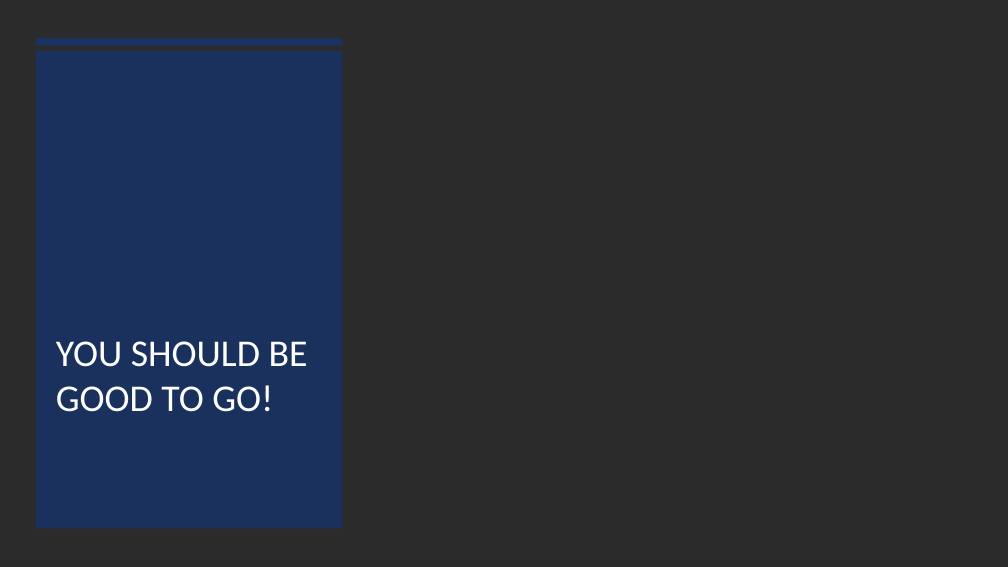
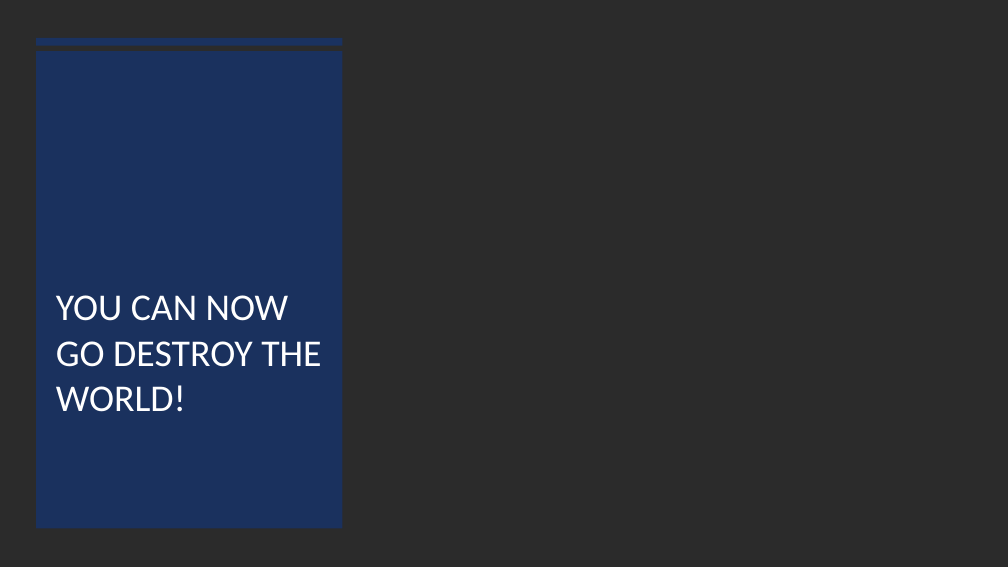
Before and after one commit to KrumovAI/ms-bot-framework-sample, a slide deck: slide 25 of resources/Microsoft Bot Framework.pptx (slide 23 before the commit). Drawn at 1008x567 pixels with LibreOffice and Linux fonts; fonts in the diff are those of the drawing; background and template pictures are left out; a plain dark background stands for a picture behind light text. Boxes give left, top, right and bottom in pixels: in the first picture for what was removed or moved away, otherwise in the second. Text is boxed around its words. In the diff, an @@ line names an element or a change of style, - is before the commit and + after.

```diff
--- a/resources/Microsoft Bot Framework.pptx
+++ b/resources/Microsoft Bot Framework.pptx
@@ title at <box>56,295,321,412</box>: text changed @@
-YOU SHOULD BE GOOD TO GO!
+YOU CAN NOW GO DESTROY THE WORLD!
```
Also in this commit, not shown: 1 other slide changed, 2 slides added.
